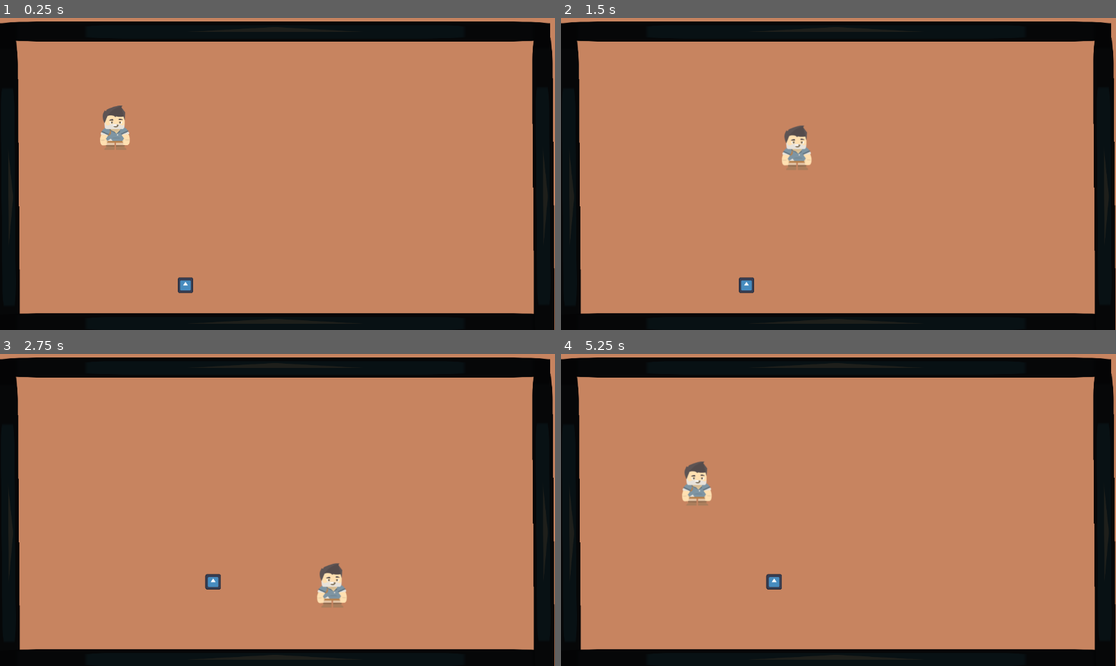
Above: before the commit, frames 1-4 (two rows, left to right).
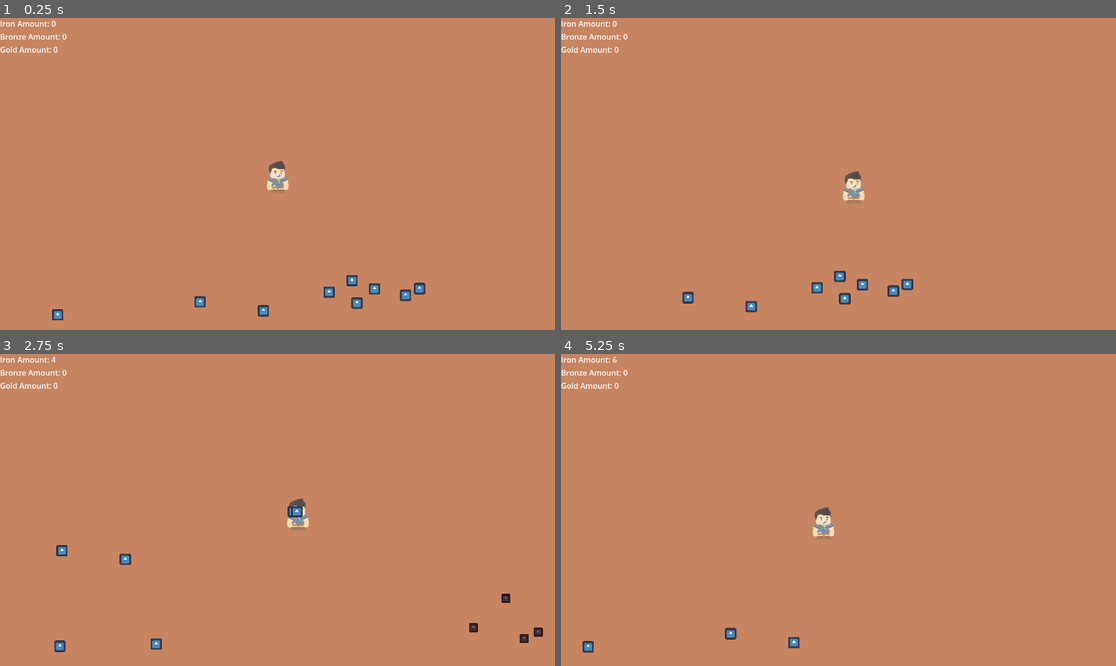
Above: after the commit, the same moments.

Repository: keyyzo/GWJ68
Game: Godot game, scene res://Scenes/level.tscn
Same seed, same stepped clock (60 frames per second), same inputs: the game is played once before the commit and once after it. The project has no main scene, so this scene is started directly. The engine's default icon, where the game draws it, is replaced by a stand-in: a white triangle on a blue panel in a dark square.
Inputs:
- Up to frame 1 (0.25 s): no input
- Up to frame 2 (1.5 s): tap Enter at 0.5 s; hold D (move_right) 0.53-1.28 s; hold S (move_down) from 1.28 s (still down)
- Up to frame 3 (2.75 s): release S (move_down) at 2.03 s; hold D (move_right) from 2.03 s (still down)
- Up to frame 4 (5.25 s): release D (move_right) at 2.78 s; hold W (move_up) 2.78-3.53 s; hold A (move_left) 3.53-5.03 s; hold S (move_down) from 5.03 s (still down)

The runs differ from the first frame. In frame 1, 20% of the frame differs, in the area x 0-100%, y 0-100%; in frame 2, 20%; in frame 3, 20%; in frame 4, 19%.

Commit message:
implemented basic collection of items for iron and bronze with some simple ui, will expand and add gold and begin to focus on items to build and forging minigame

Diff:
--- /dev/null
+++ b/Scenes/bronze_piece.tscn
@@ -0,0 +1,26 @@
+[gd_scene load_steps=4 format=3 uid="uid://bdfs7igeyj7fa"]
+
+[ext_resource type="Script" path="res://Scripts/PlayerDetector.gd" id="1_4ed4f"]
+[ext_resource type="Texture2D" uid="uid://dc7dspp1vcqpp" path="res://icon.svg" id="1_vopqs"]
+
+[sub_resource type="RectangleShape2D" id="RectangleShape2D_yxhpb"]
+size = Vector2(1076, 908)
+
+[node name="BronzePiece" type="Node2D" node_paths=PackedStringArray("PlayerDetector")]
+scale = Vector2(0.2, 0.2)
+script = ExtResource("1_4ed4f")
+PlayerDetector = NodePath("PlayerDetector")
+item_move_speed = 500.0
+
+[node name="PlayerDetector" type="Area2D" parent="." groups=["Bronze", "Collectable"]]
+collision_layer = 4
+collision_mask = 2
+
+[node name="CollisionShape2D" type="CollisionShape2D" parent="PlayerDetector"]
+shape = SubResource("RectangleShape2D_yxhpb")
+
+[node name="Sprite2D" type="Sprite2D" parent="."]
+modulate = Color(0.807843, 0.34902, 0.290196, 1)
+texture = ExtResource("1_vopqs")
+
+[connection signal="body_entered" from="PlayerDetector" to="." method="_on_player_detector_body_entered"]
--- a/Scenes/level.tscn
+++ b/Scenes/level.tscn
@@ -1,8 +1,11 @@
-[gd_scene load_steps=4 format=3 uid="uid://bvsuwjrbqnfs6"]
+[gd_scene load_steps=7 format=3 uid="uid://bvsuwjrbqnfs6"]
 
 [ext_resource type="PackedScene" uid="uid://b0vchf4o5qtmh" path="res://Scenes/wall.tscn" id="1_fby3g"]
 [ext_resource type="PackedScene" uid="uid://3irxh43tbk68" path="res://Scenes/player.tscn" id="2_2bomg"]
 [ext_resource type="PackedScene" uid="uid://1ao6oja73t8x" path="res://Scenes/iron_piece.tscn" id="3_fn4wx"]
+[ext_resource type="Script" path="res://Scripts/MainCamera.gd" id="3_v1pgy"]
+[ext_resource type="PackedScene" uid="uid://ch66dc6fsqvyb" path="res://Scenes/main_user_interface.tscn" id="3_vo7ub"]
+[ext_resource type="PackedScene" uid="uid://bdfs7igeyj7fa" path="res://Scenes/bronze_piece.tscn" id="5_tk81s"]
 
 [node name="Level" type="Node2D"]
 
@@ -16,28 +19,113 @@
 color = Color(0.780392, 0.517647, 0.376471, 1)
 
 [node name="Wall" parent="." instance=ExtResource("1_fby3g")]
-position = Vector2(576, 23)
-scale = Vector2(8.92969, 0.333731)
+position = Vector2(576, -524)
+scale = Vector2(20.3773, 0.333731)
 
 [node name="Wall2" parent="." instance=ExtResource("1_fby3g")]
-position = Vector2(23, 367)
+position = Vector2(-600, 319)
 rotation = 1.56319
-scale = Vector2(5.13466, 0.333731)
+scale = Vector2(13.4596, 0.333731)
 
 [node name="Wall3" parent="." instance=ExtResource("1_fby3g")]
-position = Vector2(576, 629)
-scale = Vector2(8.92969, 0.333731)
+position = Vector2(602, 1171)
+scale = Vector2(21.3405, 0.333731)
 
 [node name="Wall4" parent="." instance=ExtResource("1_fby3g")]
-position = Vector2(1133, 365)
+position = Vector2(1885, 319)
 rotation = 1.56319
-scale = Vector2(5.13466, 0.333731)
+scale = Vector2(13.0602, 0.333731)
 
 [node name="Player" parent="." instance=ExtResource("2_2bomg")]
 position = Vector2(243, 214)
 
-[node name="Camera2D" type="Camera2D" parent="."]
-position = Vector2(581, 319)
+[node name="MainUserInterface" parent="." instance=ExtResource("3_vo7ub")]
+
+[node name="Camera2D" type="Camera2D" parent="." node_paths=PackedStringArray("PlayerCharacter")]
+position = Vector2(243, 214)
+zoom = Vector2(0.73, 0.73)
+process_callback = 0
+position_smoothing_enabled = true
+script = ExtResource("3_v1pgy")
+PlayerCharacter = NodePath("../Player")
 
 [node name="IronPiece" parent="." instance=ExtResource("3_fn4wx")]
 position = Vector2(390, 550)
+
+[node name="IronPiece2" parent="." instance=ExtResource("3_fn4wx")]
+position = Vector2(647, 540)
+
+[node name="IronPiece3" parent="." instance=ExtResource("3_fn4wx")]
+position = Vector2(519, 541)
+
+[node name="IronPiece4" parent="." instance=ExtResource("3_fn4wx")]
+position = Vector2(469, 581)
+
+[node name="IronPiece5" parent="." instance=ExtResource("3_fn4wx")]
+position = Vector2(607, 559)
+
+[node name="IronPiece6" parent="." instance=ExtResource("3_fn4wx")]
+position = Vector2(455, 517)
+
+[node name="IronPiece7" parent="." instance=ExtResource("3_fn4wx")]
+position = Vector2(203, 603)
+
+[node name="IronPiece8" parent="." instance=ExtResource("3_fn4wx")]
+position = Vector2(23, 578)
+
+[node name="IronPiece9" parent="." instance=ExtResource("3_fn4wx")]
+position = Vector2(-382, 615)
+
+[node name="IronPiece10" parent="." instance=ExtResource("3_fn4wx")]
+position = Vector2(-375, 860)
+
+[node name="IronPiece11" parent="." instance=ExtResource("3_fn4wx")]
+position = Vector2(-113, 1000)
+
+[node name="IronPiece12" parent="." instance=ExtResource("3_fn4wx")]
+position = Vector2(-227, 1006)
+
+[node name="IronPiece13" parent="." instance=ExtResource("3_fn4wx")]
+position = Vector2(-263, 876)
+
+[node name="IronPiece14" parent="." instance=ExtResource("3_fn4wx")]
+position = Vector2(-173, 866)
+
+[node name="IronPiece15" parent="." instance=ExtResource("3_fn4wx")]
+position = Vector2(17, 850)
+
+[node name="IronPiece16" parent="." instance=ExtResource("3_fn4wx")]
+position = Vector2(165, 996)
+
+[node name="IronPiece17" parent="." instance=ExtResource("3_fn4wx")]
+position = Vector2(291, 844)
+
+[node name="IronPiece18" parent="." instance=ExtResource("3_fn4wx")]
+position = Vector2(385, 1004)
+
+[node name="BronzePiece" parent="." instance=ExtResource("5_tk81s")]
+position = Vector2(1561, 848)
+
+[node name="BronzePiece2" parent="." instance=ExtResource("5_tk81s")]
+position = Vector2(1287, 983)
+
+[node name="BronzePiece3" parent="." instance=ExtResource("5_tk81s")]
+position = Vector2(1377, 810)
+
+[node name="BronzePiece4" parent="." instance=ExtResource("5_tk81s")]
+position = Vector2(1606, 655)
+
+[node name="BronzePiece5" parent="." instance=ExtResource("5_tk81s")]
+position = Vector2(1070, 943)
+
+[node name="BronzePiece6" parent="." instance=ExtResource("5_tk81s")]
+position = Vector2(1193, 797)
+
+[node name="BronzePiece7" parent="." instance=ExtResource("5_tk81s")]
+position = Vector2(1337, 828)
+
+[node name="BronzePiece8" parent="." instance=ExtResource("5_tk81s")]
+position = Vector2(1438, 700)
+
+[node name="BronzePiece9" parent="." instance=ExtResource("5_tk81s")]
+position = Vector2(1285, 714)
--- /dev/null
+++ b/Scenes/main_user_interface.tscn
@@ -0,0 +1,33 @@
+[gd_scene load_steps=2 format=3 uid="uid://ch66dc6fsqvyb"]
+
+[ext_resource type="Script" path="res://Scripts/MainUserInterface.gd" id="1_mnfru"]
+
+[node name="MainUserInterface" type="Control" node_paths=PackedStringArray("iron_label", "bronze_label", "gold_label")]
+layout_mode = 3
+anchors_preset = 15
+anchor_right = 1.0
+anchor_bottom = 1.0
+grow_horizontal = 2
+grow_vertical = 2
+script = ExtResource("1_mnfru")
+iron_label = NodePath("CanvasLayer/GridContainer/IronCounter")
+bronze_label = NodePath("CanvasLayer/GridContainer/BronzeCounter")
+gold_label = NodePath("CanvasLayer/GridContainer/GoldCounter")
+
+[node name="CanvasLayer" type="CanvasLayer" parent="."]
+
+[node name="GridContainer" type="GridContainer" parent="CanvasLayer"]
+offset_right = 40.0
+offset_bottom = 40.0
+
+[node name="IronCounter" type="Label" parent="CanvasLayer/GridContainer"]
+layout_mode = 2
+text = "Iron Amount:"
+
+[node name="BronzeCounter" type="Label" parent="CanvasLayer/GridContainer"]
+layout_mode = 2
+text = "Bronze Amount:"
+
+[node name="GoldCounter" type="Label" parent="CanvasLayer/GridContainer"]
+layout_mode = 2
+text = "Gold Amount: "
--- /dev/null
+++ b/Scripts/MainCamera.gd
@@ -0,0 +1,16 @@
+extends Camera2D
+
+@export var PlayerCharacter : Node2D
+
+func _ready() -> void:
+	pass # Replace with function body.
+
+
+# Called every frame. 'delta' is the elapsed time since the previous frame.
+
+func _process(delta: float) -> void:
+	global_position = PlayerCharacter.global_position
+
+
+func _physics_process(delta: float) -> void:
+	pass
--- /dev/null
+++ b/Scripts/MainUserInterface.gd
@@ -0,0 +1,16 @@
+extends Control
+
+@export var iron_label : Label
+@export var bronze_label : Label
+@export var gold_label : Label
+
+# Called when the node enters the scene tree for the first time.
+func _ready() -> void:
+	pass # Replace with function body.
+
+
+# Called every frame. 'delta' is the elapsed time since the previous frame.
+func _process(delta: float) -> void:
+	iron_label.text = "Iron Amount: " + str(Global.Player.iron_counter)
+	bronze_label.text = "Bronze Amount: " + str(Global.Player.bronze_counter)
+	gold_label.text = "Gold Amount: " + str(Global.Player.gold_counter)
--- a/Scripts/PlayerDetector.gd
+++ b/Scripts/PlayerDetector.gd
@@ -4,11 +4,30 @@
 
 @export var PlayerDetector : Area2D
 
-@export var item_move_speed : float = 100.0
+@export var item_move_speed : float = 400.0
+
+var can_move : bool = false
+
+func _physics_process(delta: float) -> void:
+	if can_move == true:
+		move_to_player(Global.Player.global_position, delta)
 
 func _on_player_detector_body_entered(body: Node2D) -> void:
 	if body.is_in_group("Player"):
-		global_position = global_position.move_toward(body.global_position,item_move_speed)
+		can_move = true
 
-		if global_position == body.global_position:
-			queue_free()
+
+func move_to_player(temp_player_pos : Vector2, delta):
+	global_position = global_position.move_toward(temp_player_pos,item_move_speed * delta)
+
+	if global_position == Global.Player.global_position:
+		if name.contains("Iron"):
+			Global.Player.iron_counter += 1
+			print("Total Iron: ",Global.Player.iron_counter)
+		if name.contains("Bronze"):
+			Global.Player.bronze_counter += 1
+			print("Total Bronze: ",Global.Player.bronze_counter)
+		if name.contains("Gold"):
+			Global.Player.gold_counter += 1
+			print("Total Gold: ",Global.Player.gold_counter)
+		queue_free()
--- /dev/null
+++ b/Scripts/global.gd
@@ -0,0 +1,3 @@
+extends Node
+
+var Player # references the Player
--- a/Scripts/player.gd
+++ b/Scripts/player.gd
@@ -16,6 +16,9 @@
 func _input(event: InputEvent) -> void:
 	if event.is_action_pressed("exit"):
 		get_tree().quit()
+
+func _ready() -> void:
+	Global.Player = self
 
 func _physics_process(delta: float) -> void:
 
--- a/project.godot
+++ b/project.godot
@@ -13,6 +13,14 @@
 config/name="GWJ68"
 config/features=PackedStringArray("4.2", "GL Compatibility")
 config/icon="res://icon.svg"
+
+[autoload]
+
+Global="*res://Scripts/global.gd"
+
+[editor_plugins]
+
+enabled=PackedStringArray()
 
 [input]
 
@@ -46,7 +54,7 @@
 
 2d_physics/layer_1="World"
 2d_physics/layer_2="Player"
-2d_physics/layer_3="Iron"
+2d_physics/layer_3="Materials"
 
 [rendering]
 
Binary file added: Sprites/medieval_tilesheet.png
Not shown, added: Sprites/medieval_tilesheet.png.import
